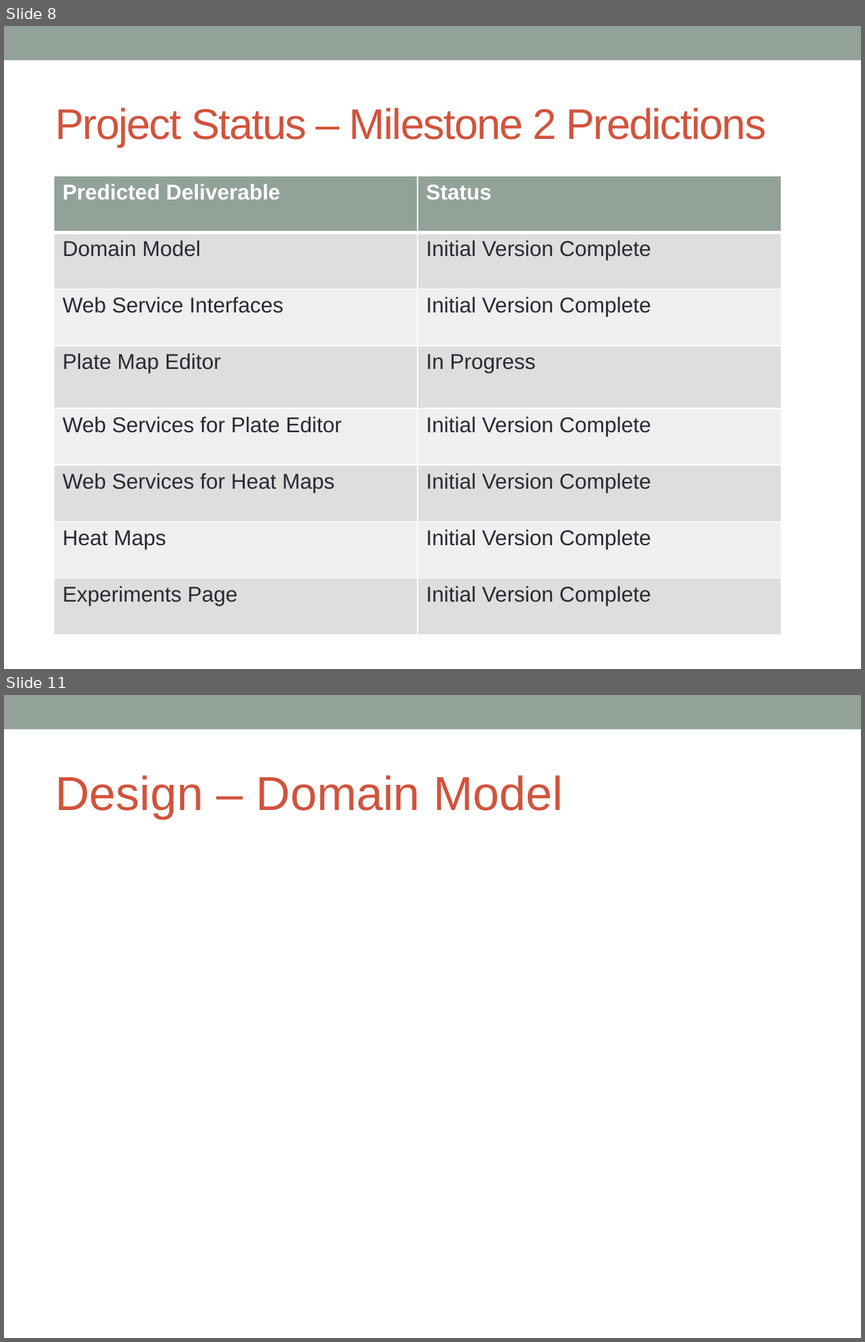
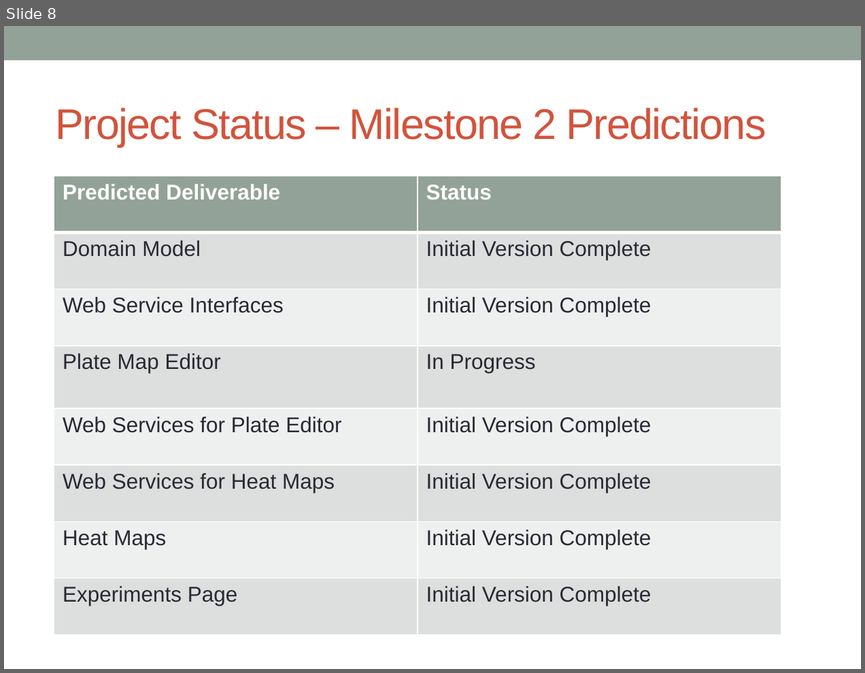
Before and after one commit to massfords/we99, a slide deck: docs/Presentations/WestEastMilestone2Presentation_v1.pptx. Shown one above the other, each under a label of ours: slides 8 and 11 before the commit, slide 8 after it; the slides between them are not shown. The pictures are 865x1342 and 865x673 pixels, drawn with LibreOffice and Linux fonts; fonts in the diff are those of the drawing. Boxes give left, top, right and bottom in pixels: in the first picture for what was removed or moved away, otherwise in the second. Text is boxed around its words. In the diff, an @@ line names an element or a change of style, - is before the commit and + after.

```diff
--- a/docs/Presentations/WestEastMilestone2Presentation_v1.pptx
+++ b/docs/Presentations/WestEastMilestone2Presentation_v1.pptx
@@ slide 11 removed at box(4, 695, 861, 1338), background #FFFFFF; not listed: 1 template element that a slide beside it also shows @@
@@ text removed at box(55, 775, 563, 819) @@
-Design – Domain Model
```
Also in this commit, not shown: 4 slides changed, 5 slides added, 1 other slide removed.
